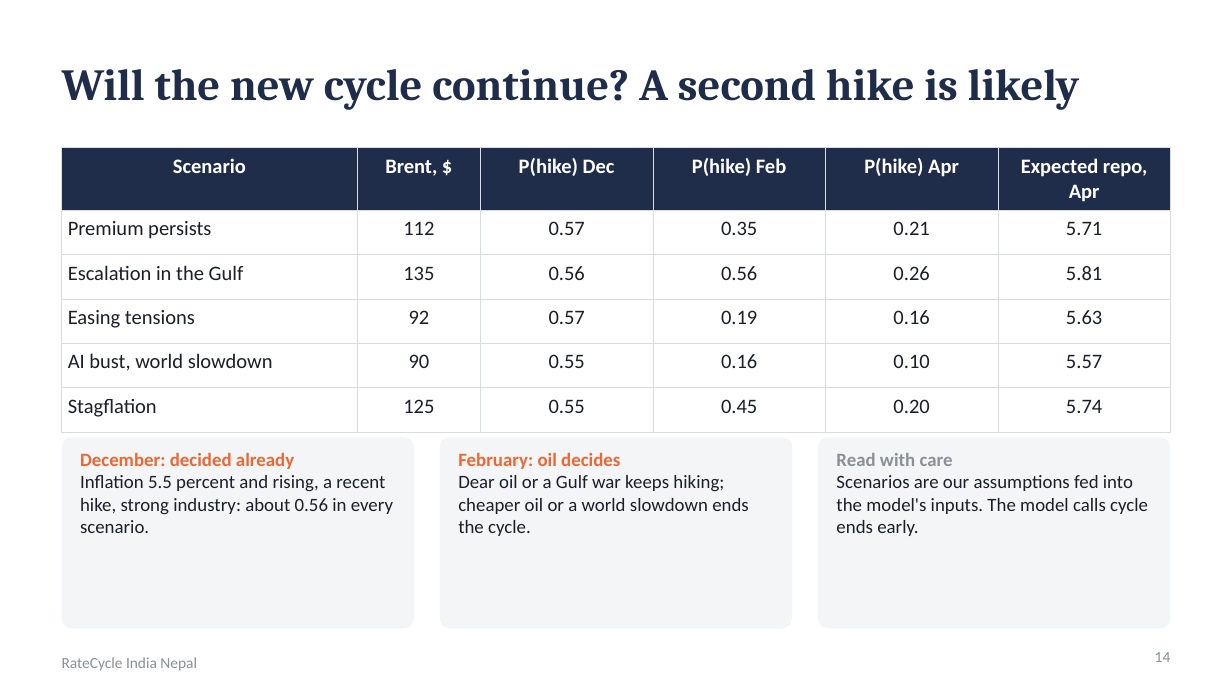
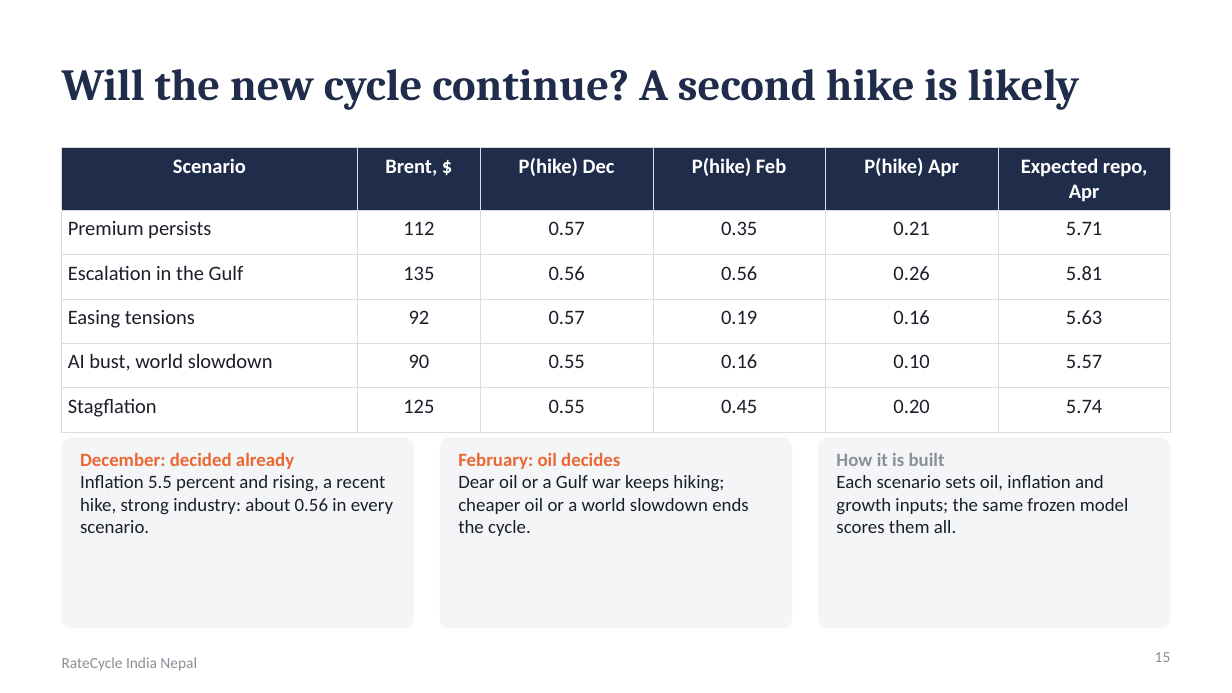
Before and after one commit to sakrit204-byte/interest_rate_cycle_prediction_for_india, a slide deck: slide 15 of reports/presentation/ratecycle_india_nepal.pptx (slide 14 before the commit). Drawn at 1232x693 pixels with LibreOffice and Linux fonts; fonts in the diff are those of the drawing. Boxes give left, top, right and bottom in pixels: in the first picture for what was removed or moved away, otherwise in the second. Text is boxed around its words. In the diff, an @@ line names an element or a change of style, - is before the commit and + after.

Commit message:
Presentation: model against reality charts, Nepal as derived from India's cycle, decision D054

```diff
--- a/reports/presentation/ratecycle_india_nepal.pptx
+++ b/reports/presentation/ratecycle_india_nepal.pptx
@@ text at (x1=836, y1=453, x2=1129, y2=533): text changed @@
-Read with care
-Scenarios are our assumptions fed into the model's inputs. The model calls cycle ends early.
+How it is built
+Each scenario sets oil, inflation and growth inputs; the same frozen model scores them all.
@@ page number at (x1=1155, y1=652, x2=1171, y2=662): text changed @@
-14
+15
```
Also in this commit, not shown: 12 other slides changed, 3 slides added, 3 slides removed, 3 other files.
